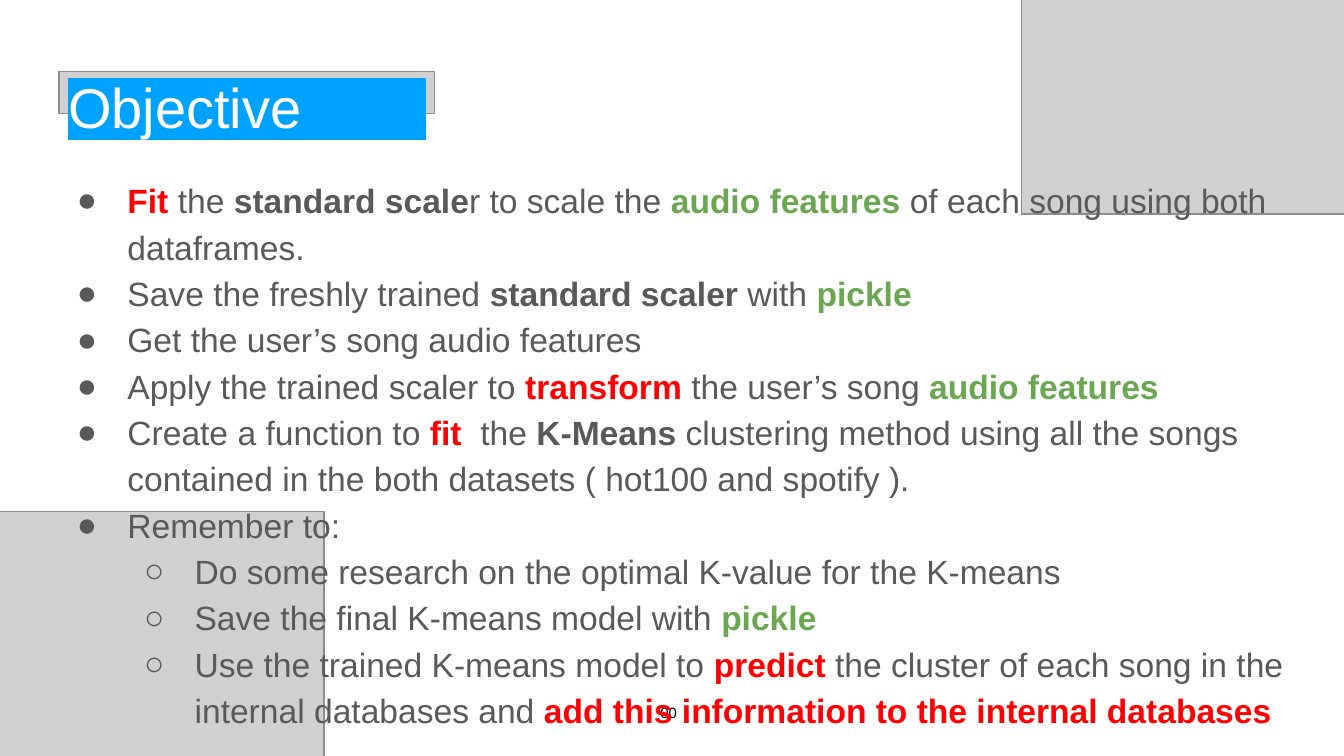
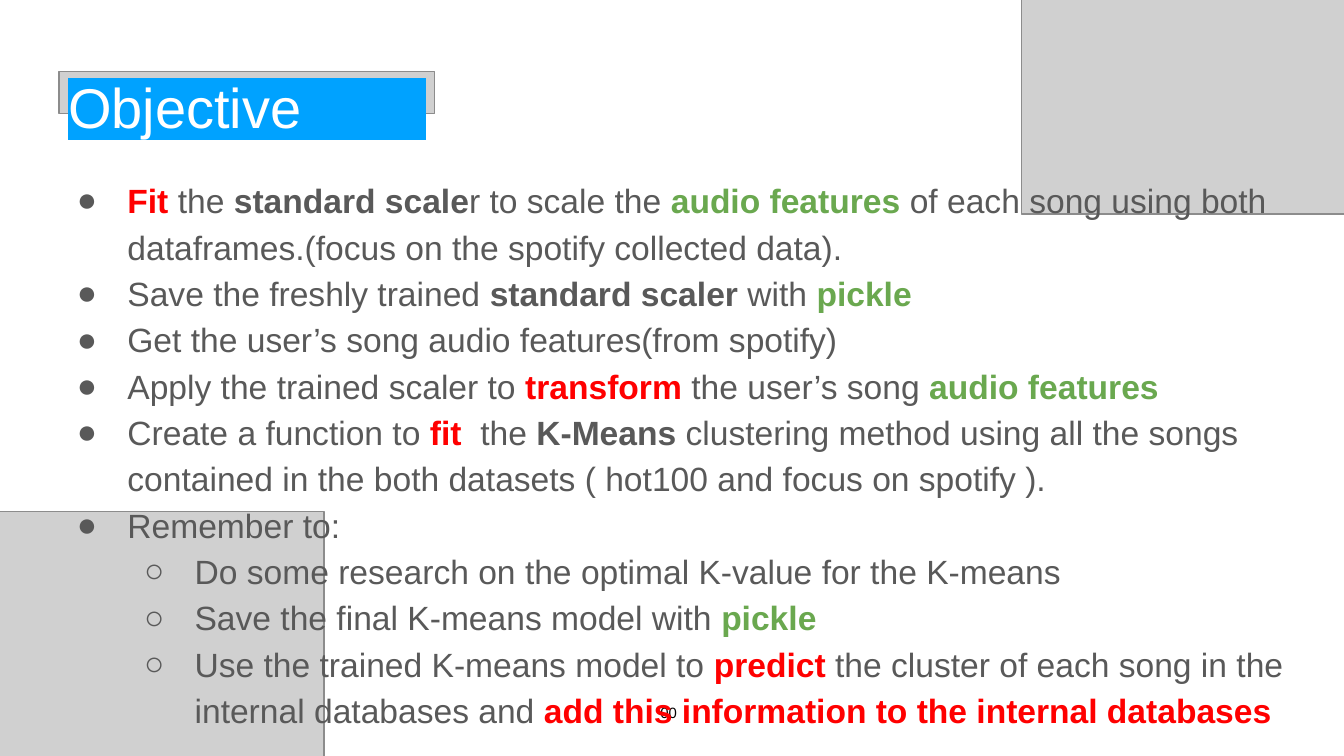
Before and after one commit to raafat-hantoush/IH_RH_DA_FT_AUG_2021, a slide deck: slide 2 of Class Materials/Machine_Learning/Unsupervised_Learning/Presentation_Web_Scraping_Project_Clustering_Objectives.pptx. Drawn at 1344x756 pixels with LibreOffice and Linux fonts; fonts in the diff are those of the drawing; grey boxes stand for pictures. Boxes give left, top, right and bottom in pixels: in the first picture for what was removed or moved away, otherwise in the second. Text is boxed around its words. In the diff, an @@ line names an element or a change of style, - is before the commit and + after.

```diff
--- a/Class Materials/Machine_Learning/Unsupervised_Learning/Presentation_Web_Scraping_Project_Clustering_Objectives.pptx
+++ b/Class Materials/Machine_Learning/Unsupervised_Learning/Presentation_Web_Scraping_Project_Clustering_Objectives.pptx
@@ text at (127,188,1266,266): text changed @@
-● Fit the standard scaler to scale the audio features of each song using both dataframes.
+● Fit the standard scaler to scale the audio features of each song using both dataframes.(focus on the spotify collected data).
@@ text at (127,327,837,358): text changed @@
-● Get the user’s song audio features
+● Get the user’s song audio features(from spotify)
@@ text at (127,420,1239,497): text changed @@
-● Create a function to fit the K-Means clustering method using all the songs contained in the both datasets ( hot100 and spotify ).
+● Create a function to fit the K-Means clustering method using all the songs contained in the both datasets ( hot100 and focus on spotify ).
```
Also in this commit, not shown: 5 other files.
